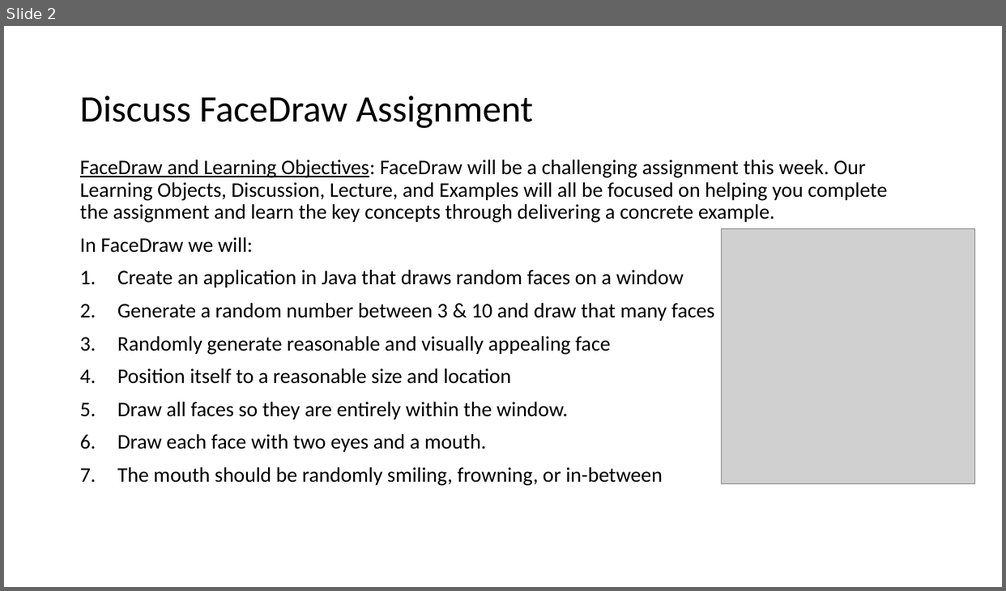
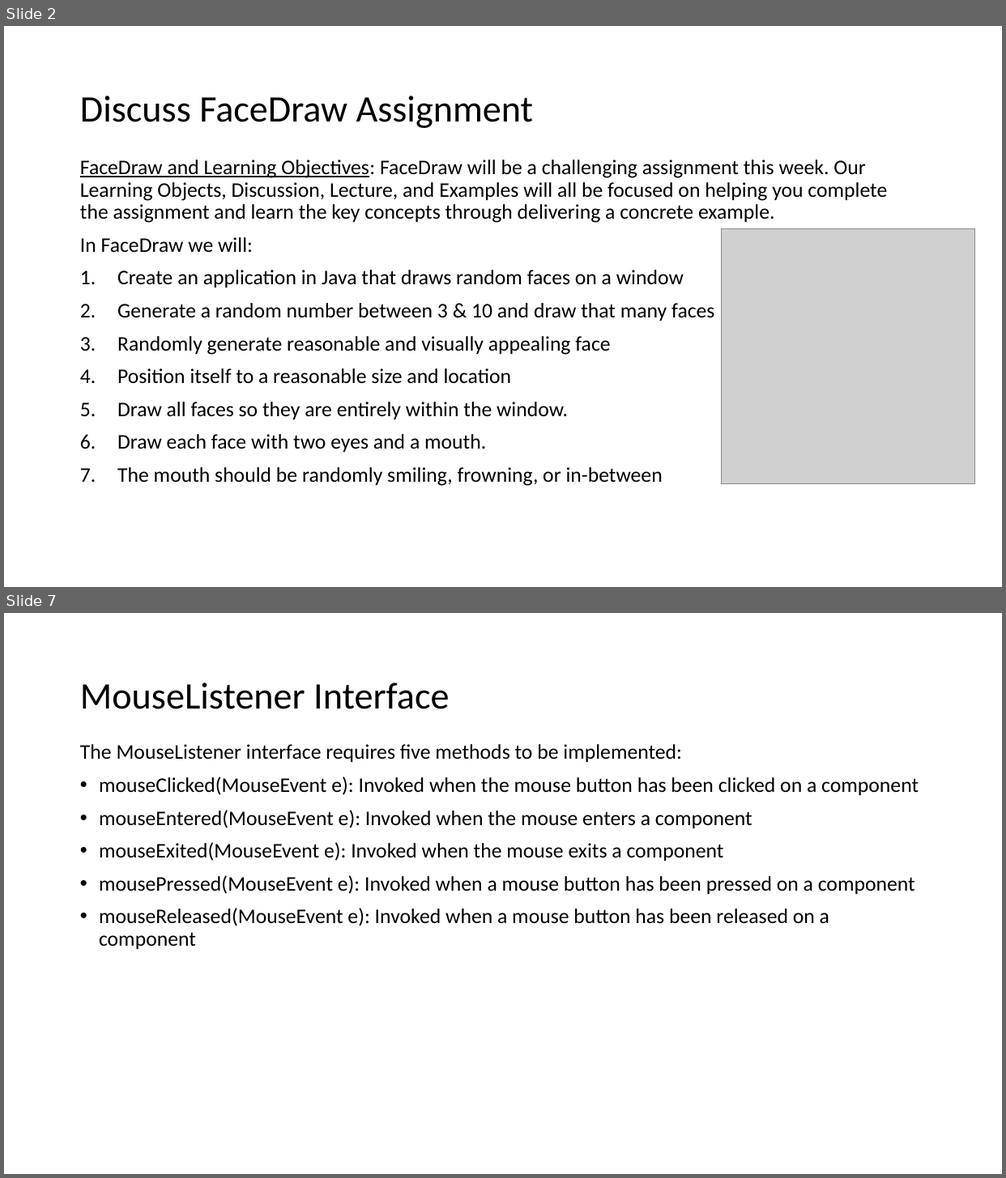
Before and after one commit to EricJPogue/www-epogue-info, a slide deck: CPSC-24500/Week04/2017SpringW04Slides.pptx. Shown one above the other, each under a label of ours: slide 2 before the commit, slides 2 and 7 after it; the slides between them are not shown. The pictures are 1006x591 and 1006x1178 pixels, drawn with LibreOffice and Linux fonts; fonts in the diff are those of the drawing; grey boxes stand for pictures. Boxes give left, top, right and bottom in pixels: in the first picture for what was removed or moved away, otherwise in the second. Text is boxed around its words. In the diff, an @@ line names an element or a change of style, - is before the commit and + after.

```diff
--- a/CPSC-24500/Week04/2017SpringW04Slides.pptx
+++ b/CPSC-24500/Week04/2017SpringW04Slides.pptx
@@ slide 7 added at (x1=4, y1=613, x2=1002, y2=1174), background #FFFFFF @@
@@ title added at (x1=80, y1=683, x2=449, y2=709), 36 pt, text #000000 @@
+MouseListener Interface
@@ text added at (x1=80, y1=744, x2=918, y2=949), 20 pt, text #000000 @@
+The MouseListener interface requires five methods to be implemented:
+• mouseClicked(MouseEvent e): Invoked when the mouse button has been clicked on a component
+• mouseEntered(MouseEvent e): Invoked when the mouse enters a component
+• mouseExited(MouseEvent e): Invoked when the mouse exits a component
+• mousePressed(MouseEvent e): Invoked when a mouse button has been pressed on a component
+• mouseReleased(MouseEvent e): Invoked when a mouse button has been released on a component
```
Also in this commit, not shown: 6 slides changed, 9 other slides added, 34 slides removed, 2 other files.
